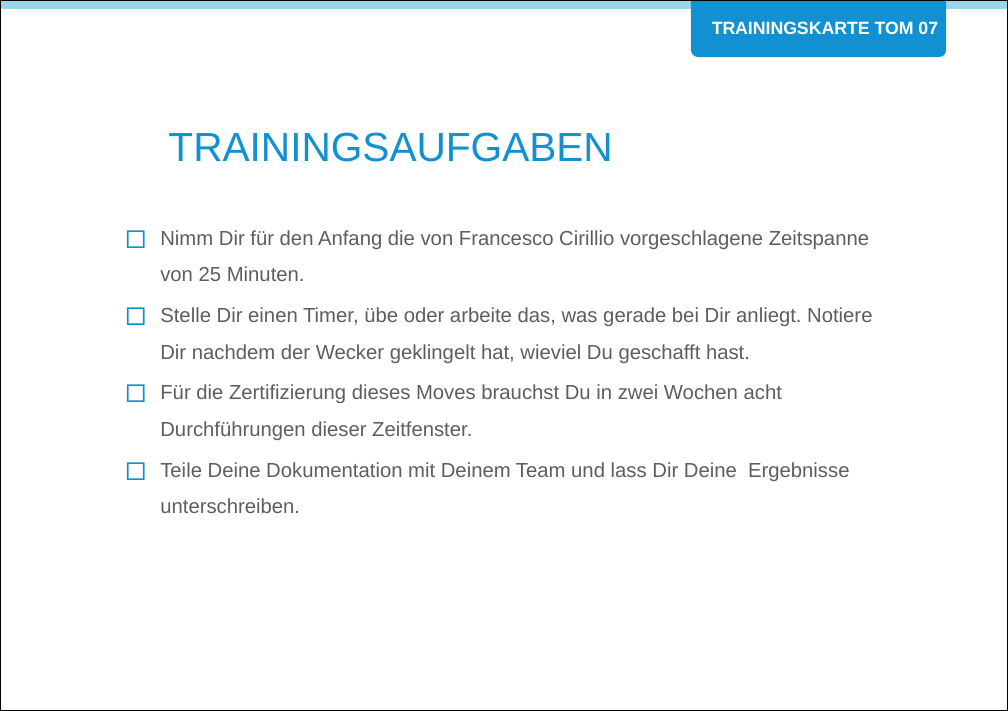
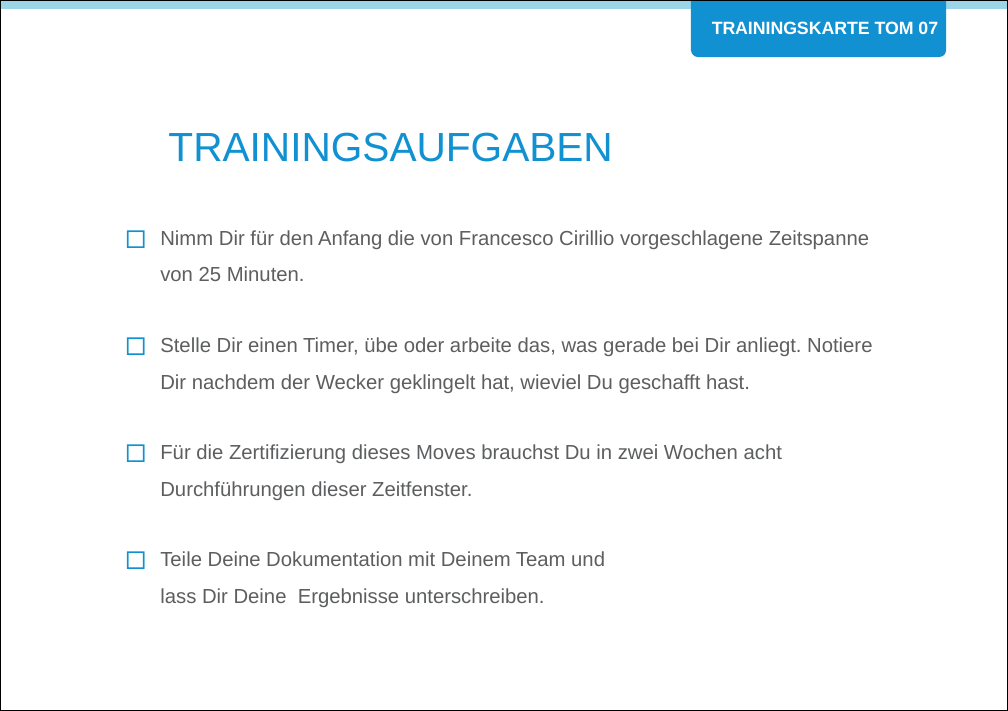
Before and after one commit to Teamtool/training-materials, a slide deck: slide 2 of agile moves/Tomatoes (TOM)/ger/apprentice/ger_TOM_07_Wieviel_passt_in_eine_Tomate_AM_A.pptx. Drawn at 1008x711 pixels with LibreOffice and Linux fonts; fonts in the diff are those of the drawing; background and template pictures are left out. Boxes give left, top, right and bottom in pixels: in the first picture for what was removed or moved away, otherwise in the second. Text is boxed around its words. In the diff, an @@ line names an element or a change of style, - is before the commit and + after.

```diff
--- a/agile moves/Tomatoes (TOM)/ger/apprentice/ger_TOM_07_Wieviel_passt_in_eine_Tomate_AM_A.pptx
+++ b/agile moves/Tomatoes (TOM)/ger/apprentice/ger_TOM_07_Wieviel_passt_in_eine_Tomate_AM_A.pptx
@@ text "Nimm Dir für den Anfang ..." at [160,230,872,607]: more space between paragraphs @@
```
Also in this commit, not shown: 1 other file.
